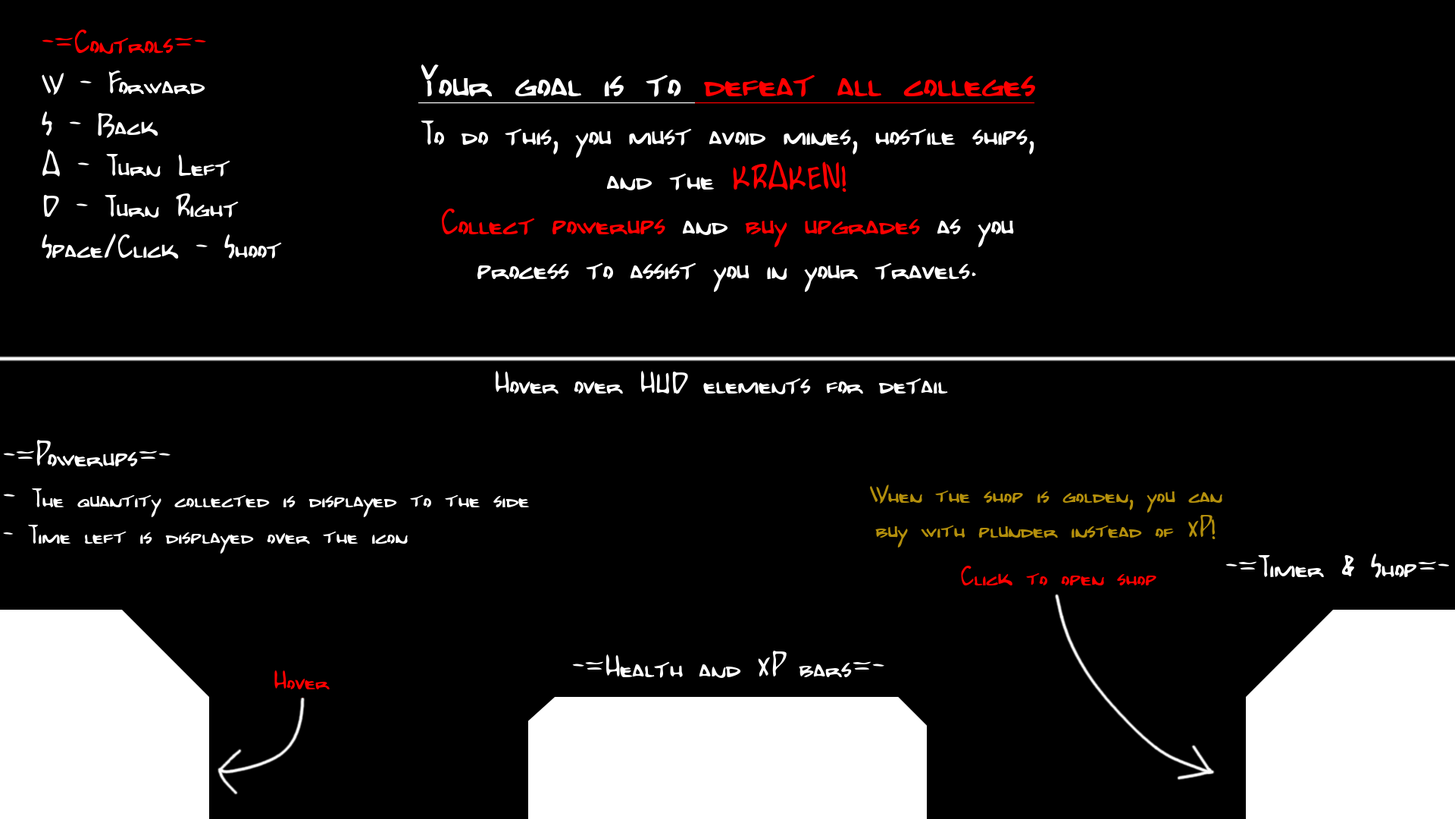
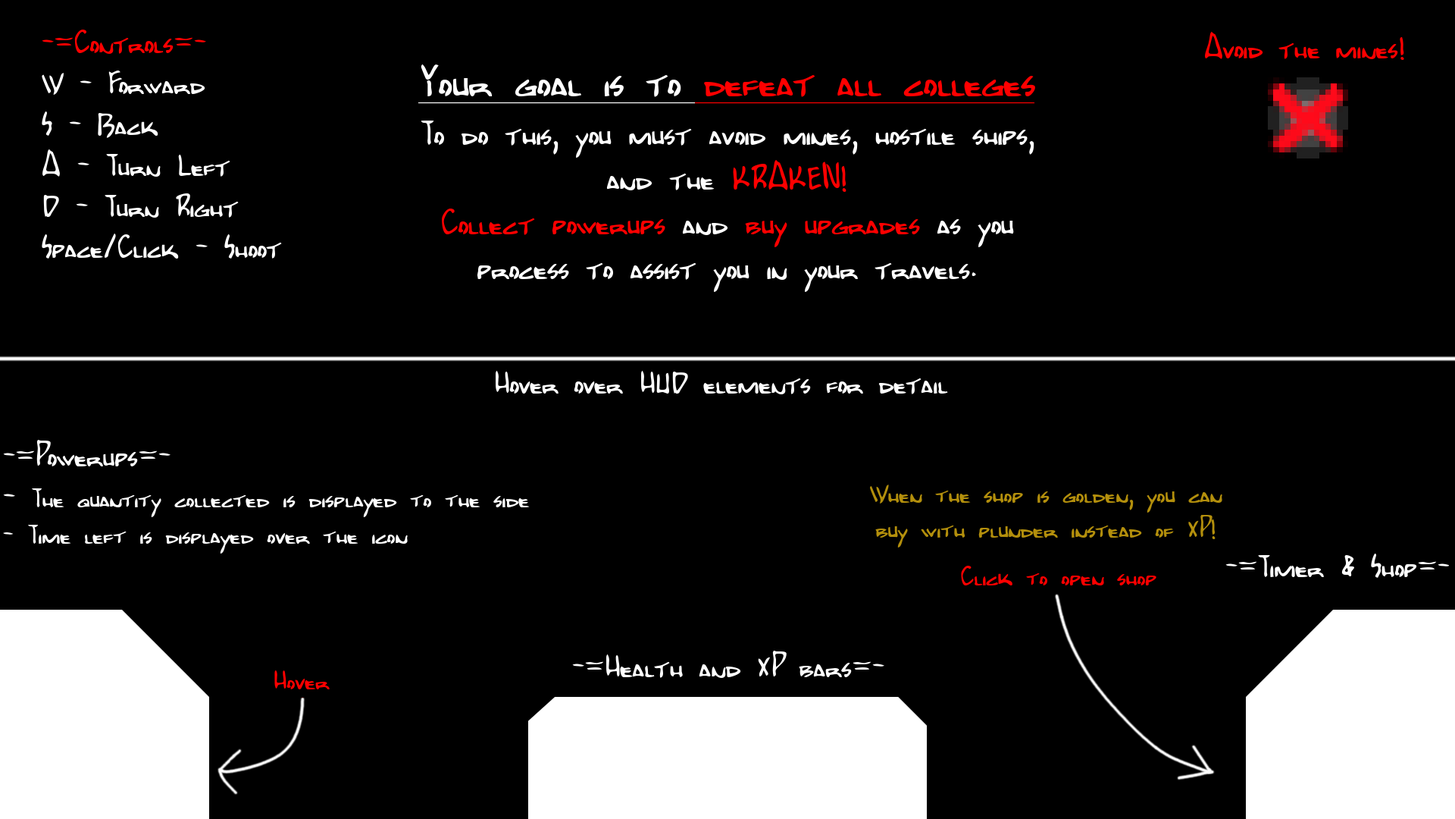
Before/after of a w=1455, h=819 layered artwork. What changed in the layer stack:
added layer "mine.png" above "red overlay" over 1268, 77, 1349, 159
painted on "red overlay" over 1205, 31, 1405, 81
added layer "Avoid the mines!" above "When the shop is golden, you c..." over 1205, 31, 1405, 60
